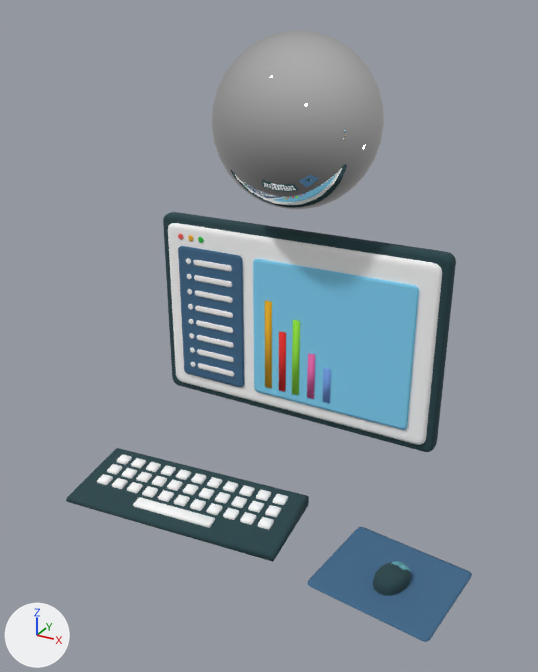
Two versions of the glTF model three/assets/alcom.glb, one commit apart.
One viewpoint serves both versions: a camera (50 mm lens) standing at (1.01, -2.01, 1.51) and looking at (0.05, -0.26, 0.64). Lighting does not change. The marker at lower left points along +X, +Y and +Z. Where no turn or scale is listed for an object, it has been applied to the vertices.

In view in the first picture: 'Sphere', 'game', 'game_toplist', 'game_toplist_item', 'graphs', 'keyboard', 'keyboard_key', 'keyboard_space', 'monitor', 'monitor_screen', 'mouse', 'mouse_pad'.
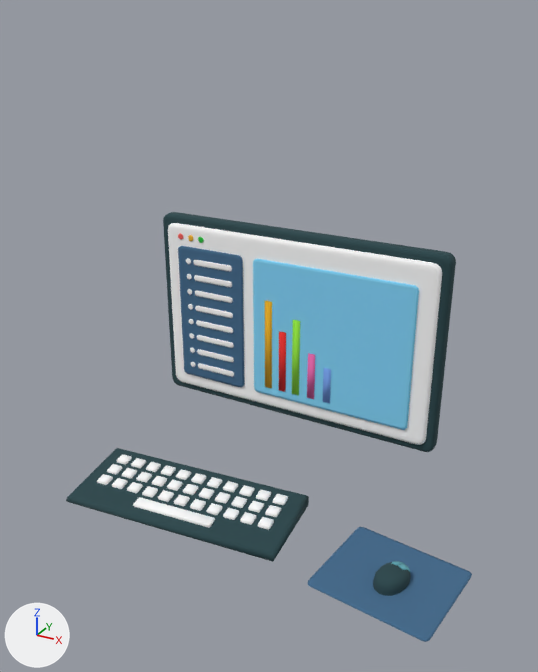
Boxes (x1, y1, x2, y2) around the edits, measured in the pictures (538 x 672 px):
'Sphere', deleted: before (212, 30, 384, 209)

What changed in the scene script:
```text
Remove ob_sphere:
    ob_sphere = bpy.data.objects.new('Sphere', me_sphere_001)
    ob_sphere.location = (0.0, 0.0, 1.207)
```
